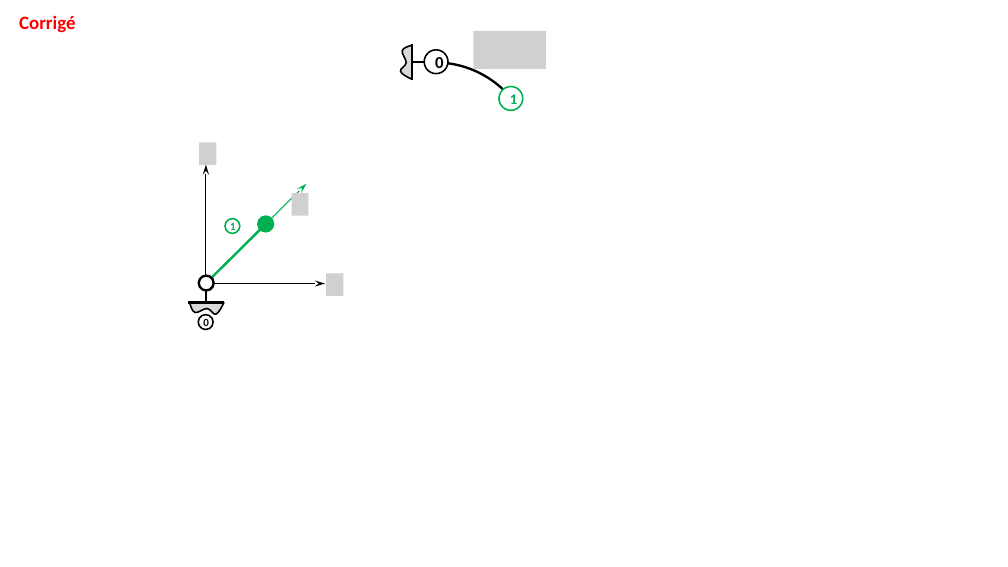
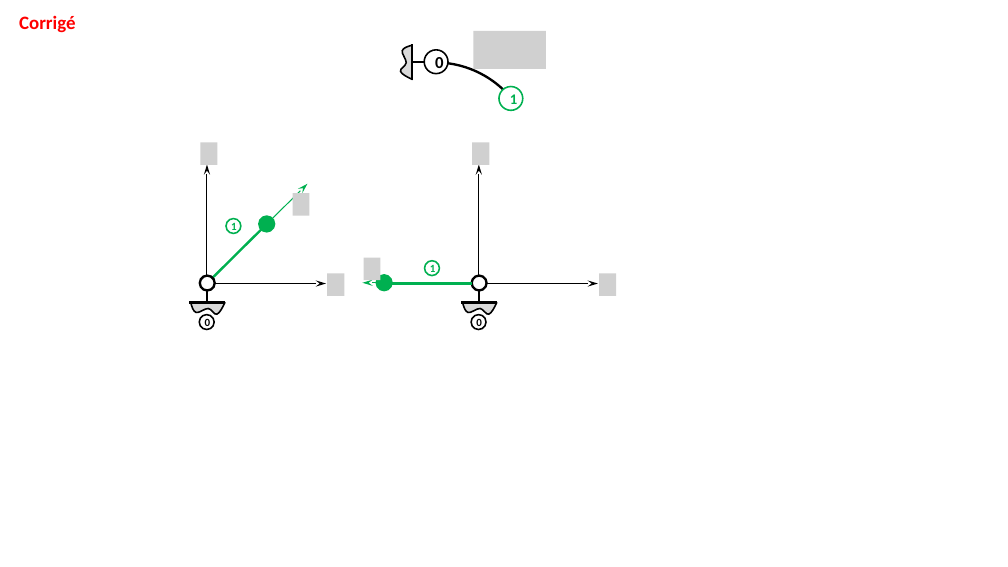
Before and after one commit to xpessoles/ExercicesCompetences, a slide deck: slide 5 of MecanismesDeBase/Figures.pptx. Drawn at 1008x567 pixels with LibreOffice and Linux fonts; fonts in the diff are those of the drawing; grey boxes stand for pictures; background and template pictures are left out. Boxes give left, top, right and bottom in pixels: in the first picture for what was removed or moved away, otherwise in the second. Text is boxed around its words. In the diff, an @@ line names an element or a change of style, - is before the commit and + after.

```diff
--- a/MecanismesDeBase/Figures.pptx
+++ b/MecanismesDeBase/Figures.pptx
@@ line added from (472, 284) to (388, 284), #00B050 2.25 pt @@
@@ group added at bbox=[362, 142, 616, 330]: 4 ellipses, 3 arrows, 3 pictures, 2 lines, 1 freeform shape @@
+0
+1
```
Also in this commit, not shown: 1 slide added, 4 other files.
